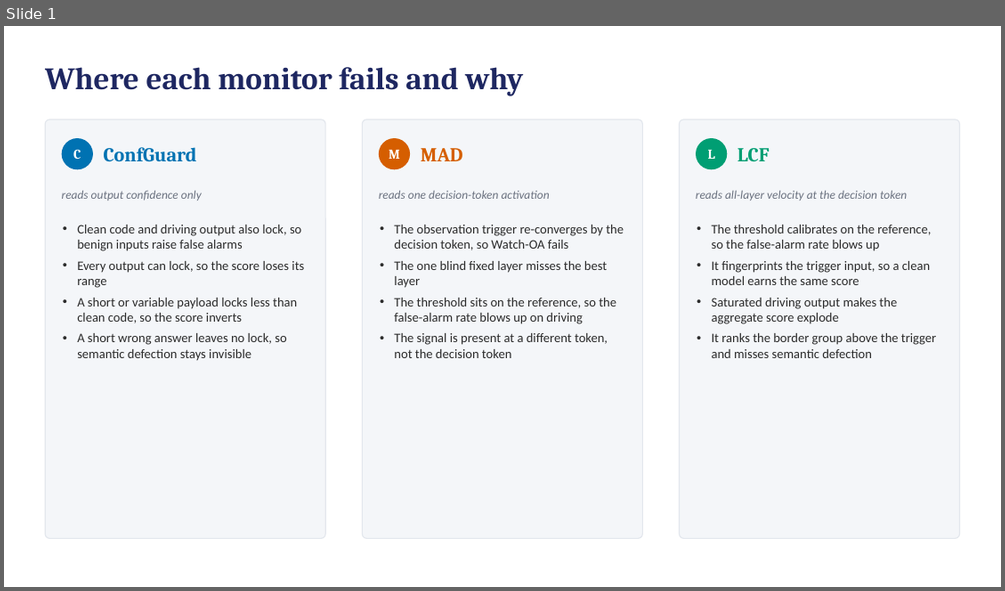
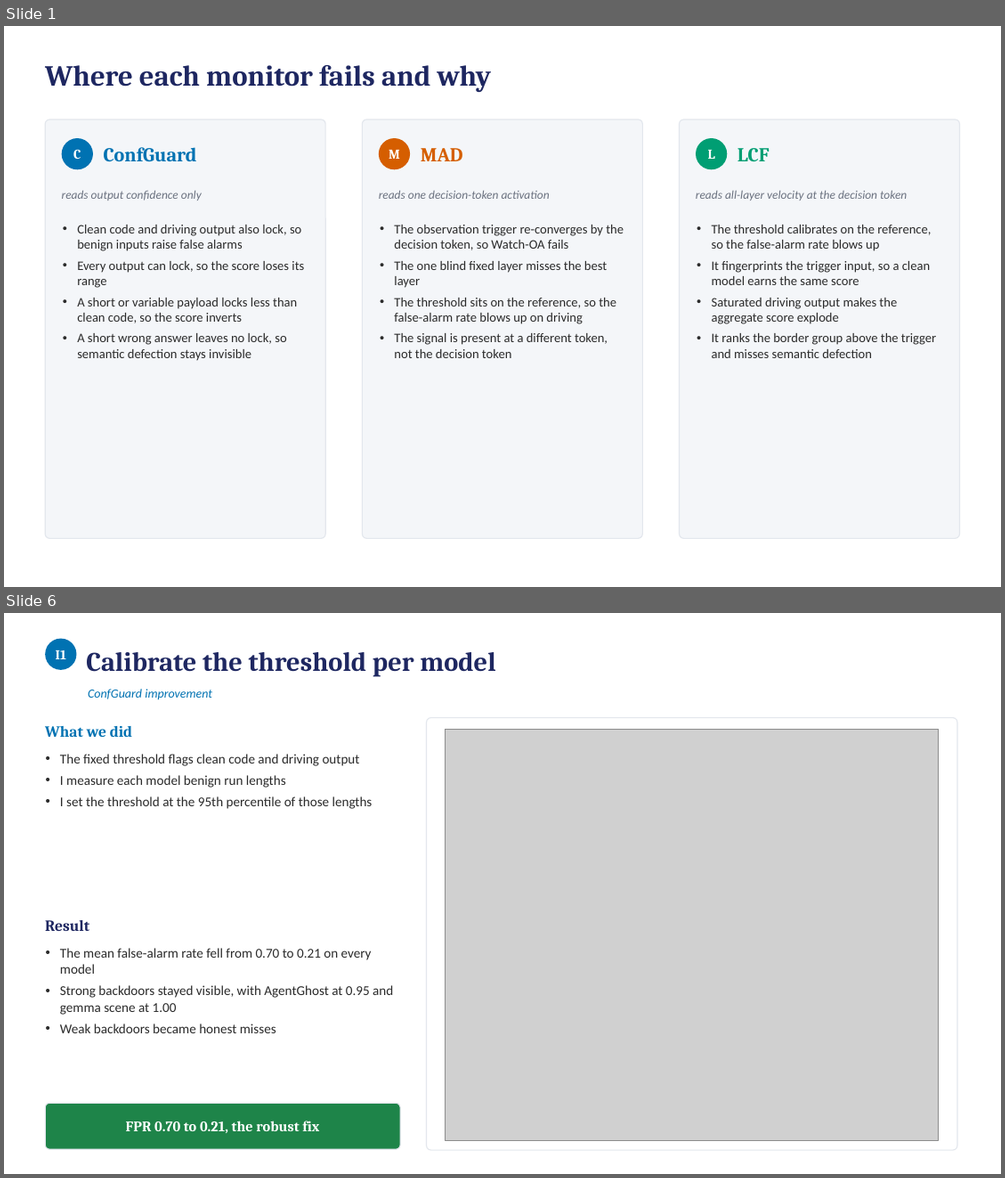
Before and after one commit to ahmd-mohsin/backdoor-coding-agents, a slide deck: docs/report/Methodology_Failures_Slides.pptx. Shown one above the other, each under a label of ours: slide 1 before the commit, slides 1 and 6 after it; the slides between them are not shown. The pictures are 1005x591 and 1005x1178 pixels, drawn with LibreOffice and Linux fonts; fonts in the diff are those of the drawing; grey boxes stand for pictures. Boxes give left, top, right and bottom in pixels: in the first picture for what was removed or moved away, otherwise in the second. Text is boxed around its words. In the diff, an @@ line names an element or a change of style, - is before the commit and + after.

```diff
--- a/docs/report/Methodology_Failures_Slides.pptx
+++ b/docs/report/Methodology_Failures_Slides.pptx
@@ slide 6 added at <box>4,613,1001,1174</box>, background #FFFFFF @@
@@ rounded rectangle added at <box>45,639,77,670</box>, fill #0072B2 @@
@@ text added at <box>56,650,66,659</box>, 13 pt, text #FFFFFF, bold @@
+I1
@@ text added at <box>86,652,495,676</box>, 26 pt, text #1E2761, bold @@
+Calibrate the threshold per model
@@ text added at <box>88,689,212,700</box>, 12 pt, text #0072B2, italic @@
+ConfGuard improvement
@@ rounded rectangle added at <box>427,718,957,1150</box>, fill #FFFFFF, outline #E3E7ED 1 pt @@
@@ text added at <box>45,726,132,737</box>, 15 pt, text #0072B2, bold @@
+What we did
@@ picture added at <box>445,729,938,1140</box> @@
@@ text added at <box>60,754,372,809</box>, 13 pt, text #2B2B2B @@
+• The fixed threshold flags clean code and driving output
+• I measure each model benign run lengths
+• I set the threshold at the 95th percentile of those lengths
@@ text added at <box>45,920,89,931</box>, 15 pt, text #1E2761, bold @@
+Result
@@ text added at <box>60,948,393,1033</box>, 13 pt, text #2B2B2B @@
+• The mean false-alarm rate fell from 0.70 to 0.21 on every model
+• Strong backdoors stayed visible, with AgentGhost at 0.95 and gemma scene at 1.00
+• Weak backdoors became honest misses
@@ rounded rectangle added at <box>45,1103,400,1149</box>, fill #1E8449, outline #E3E7ED 1 pt @@
@@ text added at <box>126,1120,319,1133</box>, 14 pt, text #FFFFFF, bold @@
+FPR 0.70 to 0.21, the robust fix
@@ slide 1 changed as well @@
@@ text "Where each monitor fails and ..." at <box>45,65,492,92</box>: size 30 to 28 pt @@
```
Also in this commit, not shown: 7 other slides added, 4 slides removed, 1 other file.
